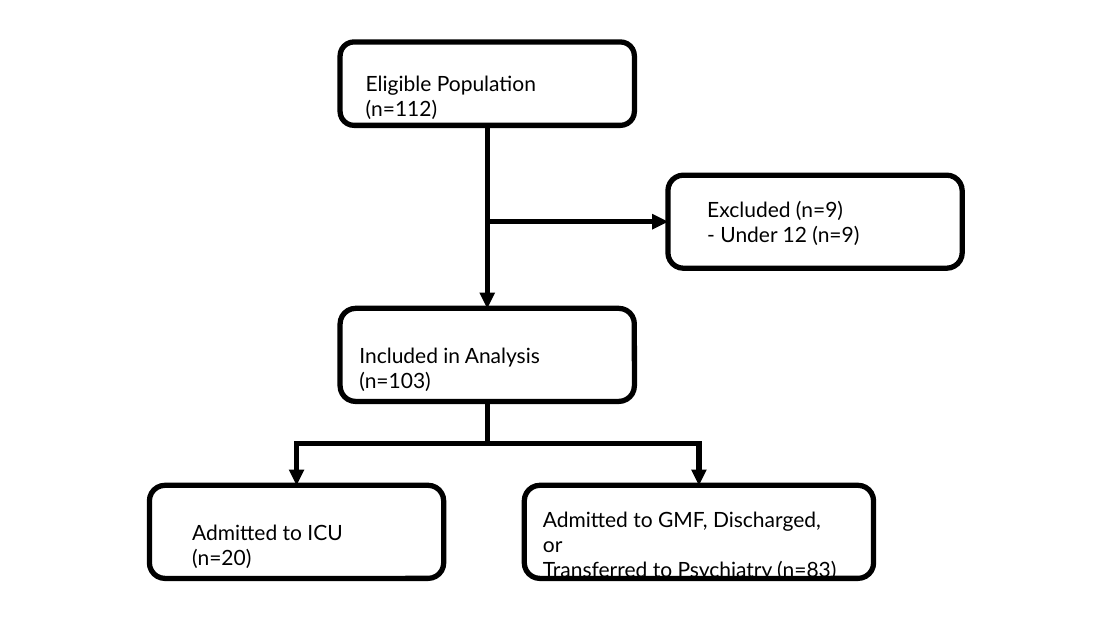
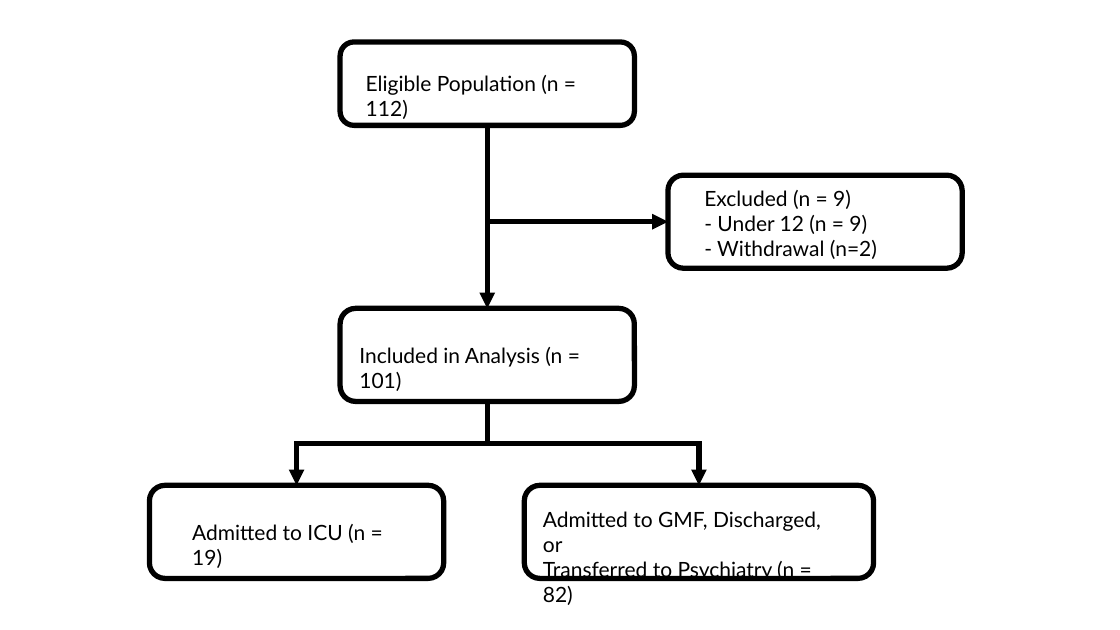
Before and after one commit to mac389/INTOXICATE, a slide deck: slide 1 of writing/figures/study-flowchart.pptx. Drawn at 1120x630 pixels with LibreOffice and Linux fonts; fonts in the diff are those of the drawing. Boxes give left, top, right and bottom in pixels: in the first picture for what was removed or moved away, otherwise in the second. Text is boxed around its words. In the diff, an @@ line names an element or a change of style, - is before the commit and + after.

```diff
--- a/writing/figures/study-flowchart.pptx
+++ b/writing/figures/study-flowchart.pptx
@@ text at [366,75,558,119]: spaces changed @@
-Eligible Population (n=112)
+Eligible Population (n = 112)
@@ text at [704,190,877,259]: text changed @@
-Excluded (n=9)
-- Under 12 (n=9)
+Excluded (n = 9)
+- Under 12 (n = 9)
+- Withdrawal (n=2)
@@ text at [359,347,562,391]: text changed @@
-Included in Analysis (n=103)
+Included in Analysis (n = 101)
@@ text at [192,524,365,568]: text changed @@
-Admitted to ICU (n=20)
+Admitted to ICU (n = 19)
@@ text at [543,561,794,605]: text changed @@
-Transferred to Psychiatry (n=83)
+Transferred to Psychiatry (n = 82)
```
Also in this commit, not shown: 57 other files.
